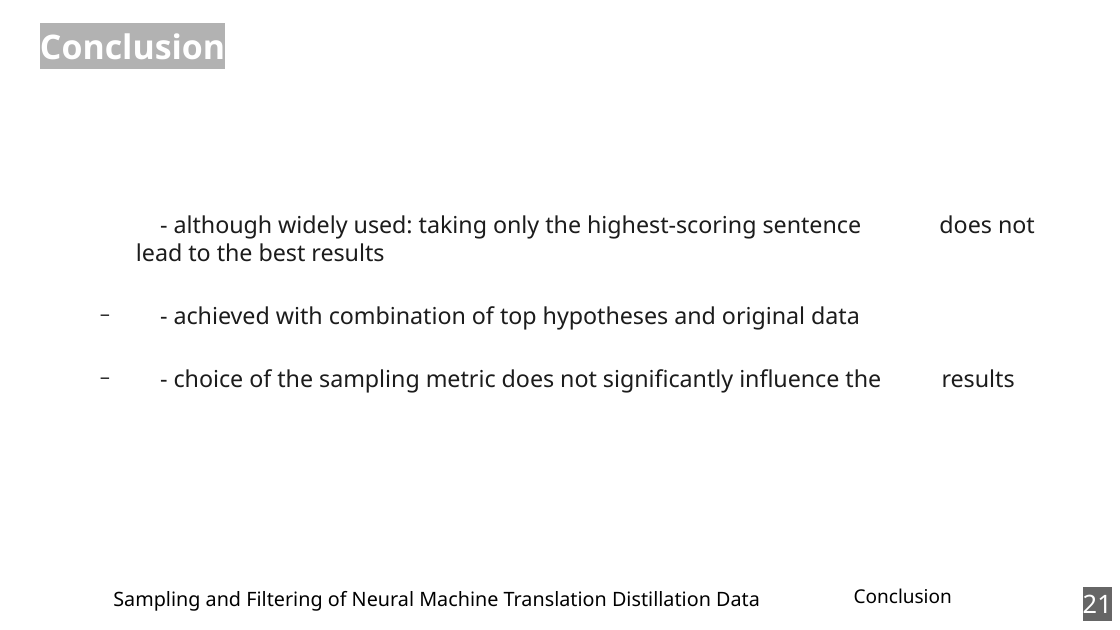
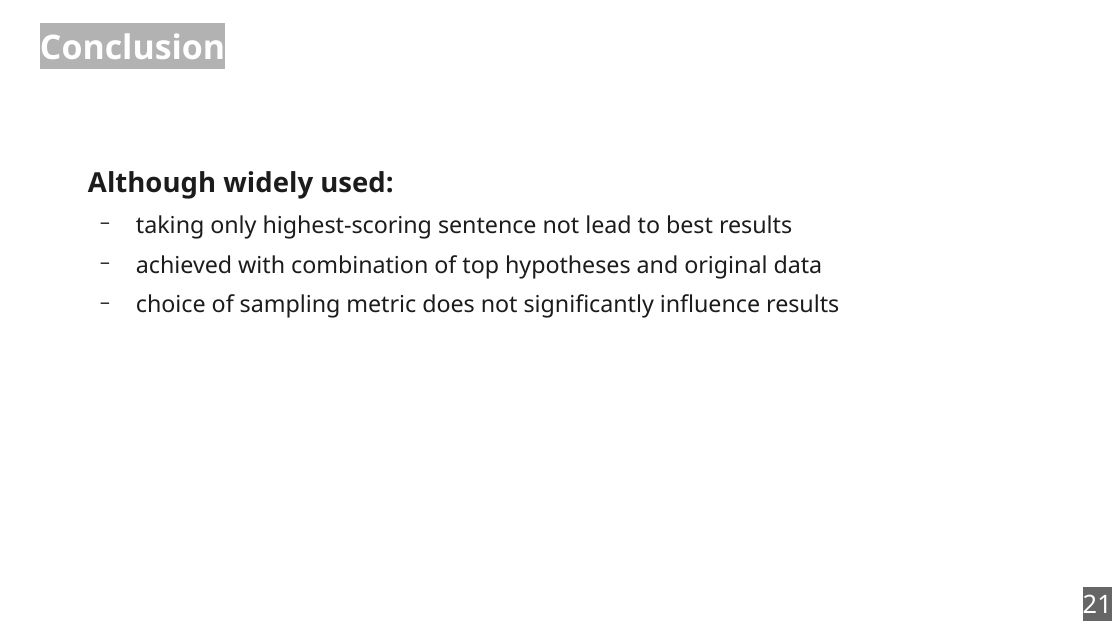
Before and after one commit to zouharvi/reference-mt-distill, a slide deck: slide 21 of meta/final_presentation.odp. Drawn at 1120x630 pixels with LibreOffice and Linux fonts; fonts in the diff are those of the drawing. Boxes give left, top, right and bottom in pixels: in the first picture for what was removed or moved away, otherwise in the second. Text is boxed around its words. In the diff, an @@ line names an element or a change of style, - is before the commit and + after.

```diff
--- a/meta/final_presentation.odp
+++ b/meta/final_presentation.odp
@@ text at (x1=88, y1=171, x2=839, y2=318): text changed @@
-  - although widely used: taking only the highest-scoring sentence does not lead to the best results
-  − - achieved with combination of top hypotheses and original data
-  − - choice of the sampling metric does not significantly influence the results
+Although widely used:
+  − taking only highest-scoring sentence not lead to best results
+  − achieved with combination of top hypotheses and original data
+  − choice of sampling metric does not significantly influence results
@@ text removed at (x1=113, y1=591, x2=760, y2=611) @@
-Sampling and Filtering of Neural Machine Translation Distillation Data
@@ text removed at (x1=854, y1=588, x2=952, y2=604) @@
-Conclusion
```
Also in this commit, not shown: 18 other slides changed.
